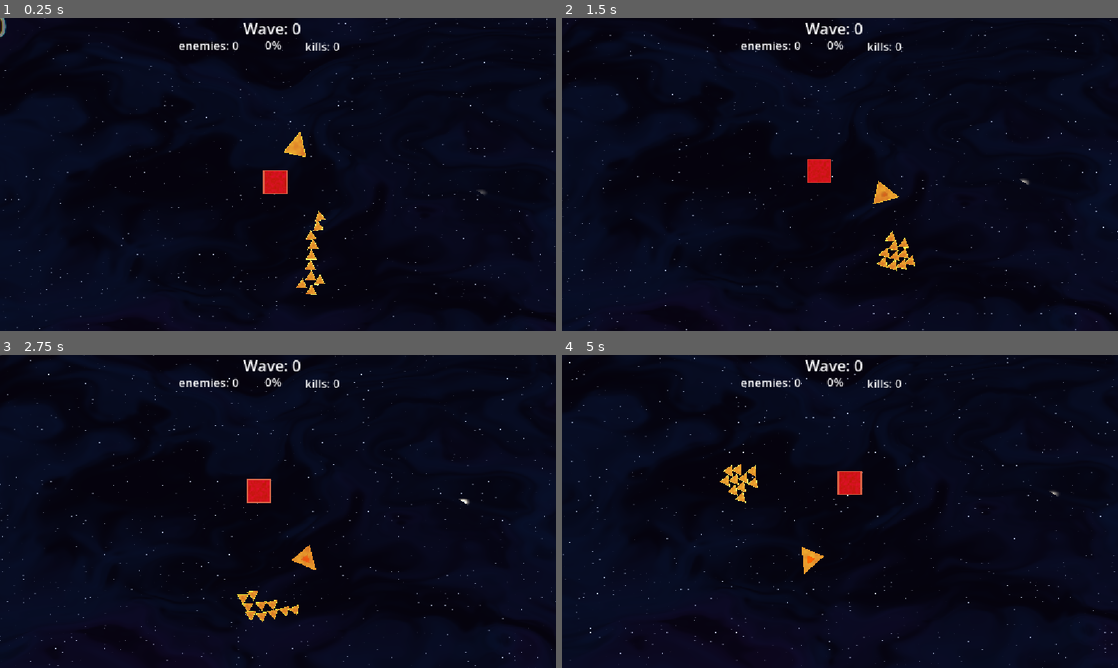
Above: before the commit, frames 1-4 (two rows, left to right).
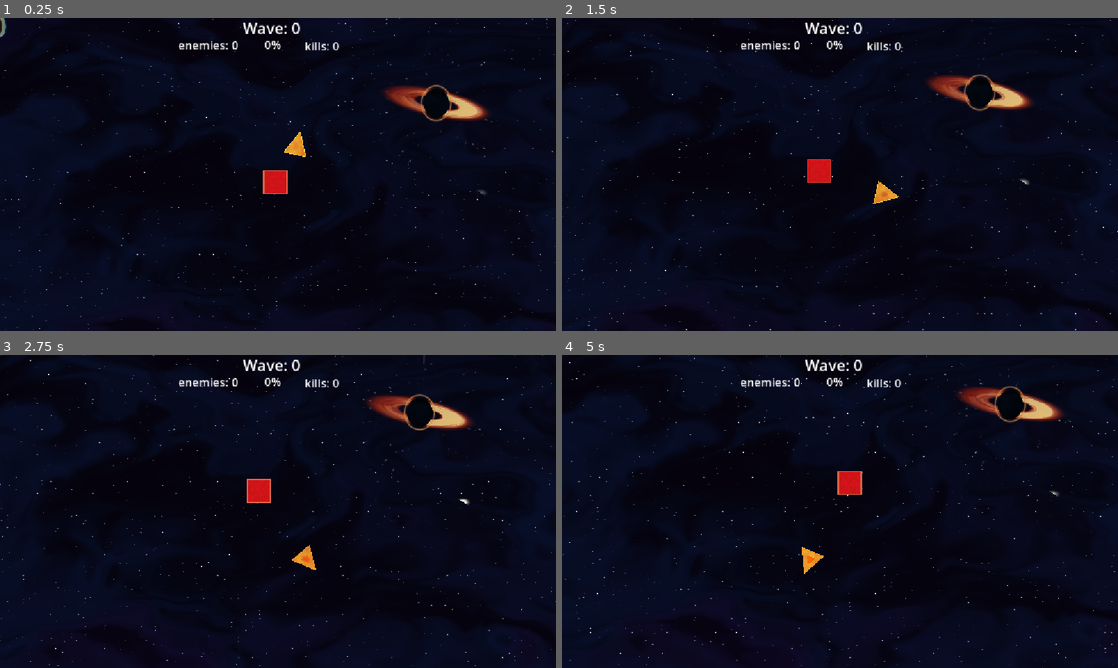
Above: after the commit, the same moments.

Repository: Eugene0-dev/SqRT
Game: Godot game, scene res://scenes/world.tscn
Two runs of this game, one before a commit and one after it. Both use one fixed random seed, a clock stepped at 60 frames per second and the inputs below.
Inputs:
- Up to frame 1 (0.25 s): no input
- Up to frame 2 (1.5 s): no input
- Up to frame 3 (2.75 s): no input
- Up to frame 4 (5 s): no input

The runs differ from the first frame. In frame 1, 2.0% of the frame differs, in the area x 0-100%, y 1-100%; in frame 2, 2.0%; in frame 3, 2.1%; in frame 4, 2.1%, in the area x 0-100%, y 0-100%.
Error before the commit: Invalid assignment of property or key 'circles_counter' with value of type 'int' on a base object of type 'Nil'. (res://scripts/world.gd:67)
Error after the commit: Invalid assignment of property or key 'circles_counter' with value of type 'int' on a base object of type 'Nil'. (res://scripts/world.gd:62)

Commit message:
blackhole

Diff:
--- a/scenes/world.tscn
+++ b/scenes/world.tscn
@@ -1,9 +1,10 @@
 [gd_scene format=3 uid="uid://p6dkytgbualm"]
 
-[ext_resource type="Script" uid="uid://dvedpbpyqqysu" path="res://scripts/world.gd" id="1_4wyf3"]
-[ext_resource type="Shader" uid="uid://bwapi8281vh63" path="res://shaders/background.gdshader" id="1_nnsk1"]
-[ext_resource type="Shader" uid="uid://dp6klfpqi1lem" path="res://shaders/bg_l2.gdshader" id="2_rwgxs"]
-[ext_resource type="Script" uid="uid://c2cmjqx7uo2ht" path="res://scripts/camera.gd" id="4_k0juu"]
+[ext_resource type="Script" uid="uid://dcn5ny27dvk82" path="res://scripts/world.gd" id="1_4wyf3"]
+[ext_resource type="Shader" uid="uid://gqjxso10kekk" path="res://shaders/background.gdshader" id="1_nnsk1"]
+[ext_resource type="Shader" uid="uid://c7rx2oc3ucpkm" path="res://shaders/bg_l2.gdshader" id="2_rwgxs"]
+[ext_resource type="Shader" uid="uid://caqjvqagyx1ae" path="res://shaders/black_hole.gdshader" id="3_qfnet"]
+[ext_resource type="Script" uid="uid://bh4b55cofquva" path="res://scripts/camera.gd" id="4_k0juu"]
 [ext_resource type="PackedScene" uid="uid://bney85h8qdpc0" path="res://scenes/UI/info.tscn" id="5_71j4m"]
 
 [sub_resource type="ShaderMaterial" id="ShaderMaterial_kbnl5"]
@@ -12,6 +13,19 @@
 shader_parameter/star_density = 160.000007125
 shader_parameter/twinkle_speed = 3.0000001392401203
 shader_parameter/parallax_scroll_speed = Vector2(0.02, 0.01)
+
+[sub_resource type="ShaderMaterial" id="ShaderMaterial_hwkiw"]
+shader = ExtResource("3_qfnet")
+shader_parameter/hole_radius = 0.1
+shader_parameter/lens_strength = 0.008
+shader_parameter/disk_angle = -0.18
+shader_parameter/disk_flatten = 0.22
+shader_parameter/rotation_speed = 0.002
+shader_parameter/brightness = 0.5
+shader_parameter/time_scale = 1.0
+shader_parameter/disk_inner = Color(1, 0.24, 0.035, 1)
+shader_parameter/disk_outer = Color(0.9, 0.055, 0.015, 1)
+shader_parameter/disk_hot = Color(1, 0.82, 0.48, 1)
 
 [sub_resource type="ShaderMaterial" id="ShaderMaterial_hyu26"]
 shader = ExtResource("2_rwgxs")
@@ -25,7 +39,7 @@
 script = ExtResource("1_4wyf3")
 
 [node name="Parallax2D" type="Parallax2D" parent="." unique_id=1857262916]
-scroll_offset = Vector2(0.2, 0)
+scroll_offset = Vector2(0.2, 0.2)
 
 [node name="ColorRect" type="ColorRect" parent="Parallax2D" unique_id=181192765]
 material = SubResource("ShaderMaterial_kbnl5")
@@ -36,8 +50,18 @@
 scale = Vector2(2, 2)
 color = Color(0, 0, 0, 1)
 
+[node name="Parallax2D3" type="Parallax2D" parent="." unique_id=1164108491]
+scroll_offset = Vector2(0.3, 0.3)
+
+[node name="ColorRect" type="ColorRect" parent="Parallax2D3" unique_id=2116832970]
+material = SubResource("ShaderMaterial_hwkiw")
+offset_left = 666.7
+offset_top = 1.699997
+offset_right = 1150.0
+offset_bottom = 318.7
+
 [node name="Parallax2D2" type="Parallax2D" parent="." unique_id=1359375952]
-scroll_offset = Vector2(0.5, 0)
+scroll_offset = Vector2(0.5, 0.5)
 
 [node name="ColorRect2" type="ColorRect" parent="Parallax2D2" unique_id=1975163007]
 material = SubResource("ShaderMaterial_hyu26")
@@ -54,5 +78,6 @@
 [node name="SubViewport" type="CanvasLayer" parent="Camera2D" unique_id=1911408858]
 
 [node name="Info" parent="Camera2D/SubViewport" unique_id=1397441530 instance=ExtResource("5_71j4m")]
-offset_top = 1.0
+offset_left = -1.0
+offset_right = 3.0
 offset_bottom = 1.0
--- a/scripts/square.gd
+++ b/scripts/square.gd
@@ -1,6 +1,9 @@
 
 class_name Square
 extends Shape
+
+@onready var outline: MeshInstance2D = $CollisionShape2D/Outline_MeshInstance2D
+@onready var fill: MeshInstance2D = $CollisionShape2D/MeshInstance2D
 
 var origin_position: Vector2
 var angle: float
@@ -15,6 +18,9 @@
 	angle = rotation
 
 func _physics_process(delta: float) -> void:
+	var pos_offset := global_position.distance_to(origin_position)
+	if pos_offset > 10:
+		velocity += global_position.direction_to(origin_position)*delta*pos_offset
 	move_and_slide()
 	velocity *= exp(-damping*delta)
 	rotation += angular_velocity * delta
@@ -33,5 +39,9 @@
 
 func die() -> void:
 	var tween = get_tree().create_tween()
-	tween.tween_property(self, "scale", Vector2(2, 2), 1)
+	tween.tween_property(outline, "scale", Vector2(2, 2), 2)
+	tween.tween_property(fill, "scale", Vector2(0.5, 0.5), 1)
+	tween.tween_property(fill, "rotation", 800, 8)
+	tween.tween_property(self, "scale", Vector2(10, 10), 1)
+	await tween.finished
 	super()
--- a/scripts/world.gd
+++ b/scripts/world.gd
@@ -40,12 +40,7 @@
 		square.global_position + Vector2(0.0, -100.0),
 		{"health": 200, "square": square}
 	)
-	for i in range(10):
-		spawn(
-			shape_types.STRIKE,
-			square.global_position + Vector2(0.0, 100.0+i*20),
-			{"health": 200, "square": square, "speed": 200}
-		)
+
 	drop(
 		object_types.COUNTA,
 		Vector2.ZERO, {}
--- /dev/null
+++ b/shaders/black_hole.gdshader
@@ -0,0 +1,194 @@
+
+shader_type canvas_item;
+render_mode unshaded, blend_mix;
+
+uniform sampler2D screen_texture : hint_screen_texture,
+	repeat_disable, filter_linear;
+
+uniform float hole_radius = 0.065;
+uniform float lens_strength = 0.008;
+
+uniform float disk_angle = -0.18;
+uniform float disk_flatten = 0.22;
+uniform float rotation_speed = 0.12;
+uniform float brightness = 1.0;
+uniform float time_scale = 1.0;
+
+uniform vec4 disk_inner : source_color = vec4(1.0, 0.24, 0.035, 1.0);
+uniform vec4 disk_outer : source_color = vec4(0.9, 0.055, 0.015, 1.0);
+uniform vec4 disk_hot : source_color = vec4(1.0, 0.82, 0.48, 1.0);
+
+float hash21(vec2 p) {
+	p = fract(p * vec2(123.34, 456.21));
+	p += dot(p, p + 45.32);
+	return fract(p.x * p.y);
+}
+
+float noise(vec2 p) {
+	vec2 i = floor(p);
+	vec2 f = fract(p);
+	f = f * f * (3.0 - 2.0 * f);
+
+	float a = hash21(i);
+	float b = hash21(i + vec2(1.0, 0.0));
+	float c = hash21(i + vec2(0.0, 1.0));
+	float d = hash21(i + vec2(1.0, 1.0));
+
+	return mix(mix(a, b, f.x), mix(c, d, f.x), f.y);
+}
+
+float fbm(vec2 p) {
+	float v = 0.0;
+	float a = 0.5;
+
+	for (int i = 0; i < 4; i++) {
+		v += noise(p) * a;
+		p *= 2.03;
+		a *= 0.5;
+	}
+
+	return v;
+}
+
+void fragment() {
+	// Local coordinates: the black hole is always centered.
+	vec2 uv = SCREEN_UV;
+	float aspect = SCREEN_PIXEL_SIZE.y / SCREEN_PIXEL_SIZE.x;
+
+	vec2 p = (UV - vec2(0.5)) * vec2(aspect, 1.0);
+	float r = length(p);
+
+	// Gravitational lensing.
+	vec2 radial = p / max(r, 0.0001);
+
+	float lens = lens_strength / max(r, hole_radius * 0.8);
+	float lens_mask = 1.0 - smoothstep(
+		hole_radius * 3.8,
+		hole_radius * 5.0,
+		r
+	);
+
+	vec2 screen_offset = radial * lens * lens_mask / vec2(aspect, 1.0);
+	vec2 warped_uv = clamp(
+		uv + screen_offset,
+		vec2(0.0),
+		vec2(1.0)
+	);
+
+	vec3 background = texture(screen_texture, warped_uv).rgb;
+
+	// Rotating accretion disk.
+	float t = TIME * rotation_speed * time_scale;
+	float a = disk_angle + t;
+
+	mat2 rot = mat2(
+		vec2(cos(a), sin(a)),
+		vec2(-sin(a), cos(a))
+	);
+
+	vec2 disk_p = rot * p;
+
+	float disk_r = length(
+		vec2(disk_p.x, disk_p.y / disk_flatten)
+	);
+
+	float turbulence = fbm(
+		vec2(
+			atan(disk_p.y, disk_p.x) * 3.0,
+			disk_r * 32.0 - TIME * 0.8
+		)
+	);
+
+	float inner_edge = hole_radius * 1.45;
+	float outer_edge = hole_radius * 4.5;
+
+	float disk_mask =
+		smoothstep(inner_edge, inner_edge * 1.25, disk_r) *
+		(1.0 - smoothstep(outer_edge * 0.75, outer_edge, disk_r));
+
+	float radial_profile = exp(
+		-pow(
+			(disk_r - hole_radius * 2.5) /
+			(hole_radius * 1.15),
+			2.0
+		)
+	);
+
+	// Doppler brightening.
+	float doppler = mix(
+		0.35,
+		1.6,
+		smoothstep(-outer_edge, outer_edge, disk_p.x)
+	);
+
+	float energy = radial_profile *
+		(0.55 + turbulence * 0.9) *
+		disk_mask * doppler;
+
+	vec3 disk_color = mix(
+		disk_outer.rgb,
+		disk_inner.rgb,
+		clamp(turbulence * 1.5, 0.0, 1.0)
+	);
+
+	disk_color = mix(
+		disk_color,
+		disk_hot.rgb,
+		pow(clamp(energy, 0.0, 1.0), 2.0)
+	);
+
+	float disk_alpha = clamp(
+		disk_mask * (0.35 + energy * 0.65),
+		0.0,
+		1.0
+	);
+
+	// Photon ring.
+	float photon_r = hole_radius * 1.13;
+
+	float photon = exp(
+		-pow(
+			(r - photon_r) / (hole_radius * 0.055),
+			2.0
+		)
+	);
+
+	float photon_alpha = clamp(photon * 1.4 * brightness, 0.0, 1.0);
+	vec3 photon_color = vec3(1.0, 0.63, 0.28);
+
+	// Event horizon.
+	float horizon = 1.0 - smoothstep(
+		hole_radius * 0.94,
+		hole_radius * 0.99,
+		r
+	);
+
+	// Gravitational glow.
+	float glow = exp(-r / (hole_radius * 3.5));
+	float glow_alpha = glow * (1.0 - horizon) * 0.12;
+
+	vec3 glow_color = vec3(0.035, 0.045, 0.11);
+
+	// Alpha compositing.
+	float alpha = lens_mask;
+	vec3 premul = background * alpha;
+
+	premul = disk_color * disk_alpha +
+		premul * (1.0 - disk_alpha);
+	alpha = disk_alpha + alpha * (1.0 - disk_alpha);
+
+	premul = photon_color * photon_alpha +
+		premul * (1.0 - photon_alpha);
+	alpha = photon_alpha + alpha * (1.0 - photon_alpha);
+
+	premul = glow_color * glow_alpha +
+		premul * (1.0 - glow_alpha);
+	alpha = glow_alpha + alpha * (1.0 - glow_alpha);
+
+	premul *= 1.0 - horizon;
+	alpha = horizon + alpha * (1.0 - horizon);
+
+	vec3 final_color = premul / max(alpha, 0.00001);
+
+	COLOR = vec4(final_color, alpha);
+}
